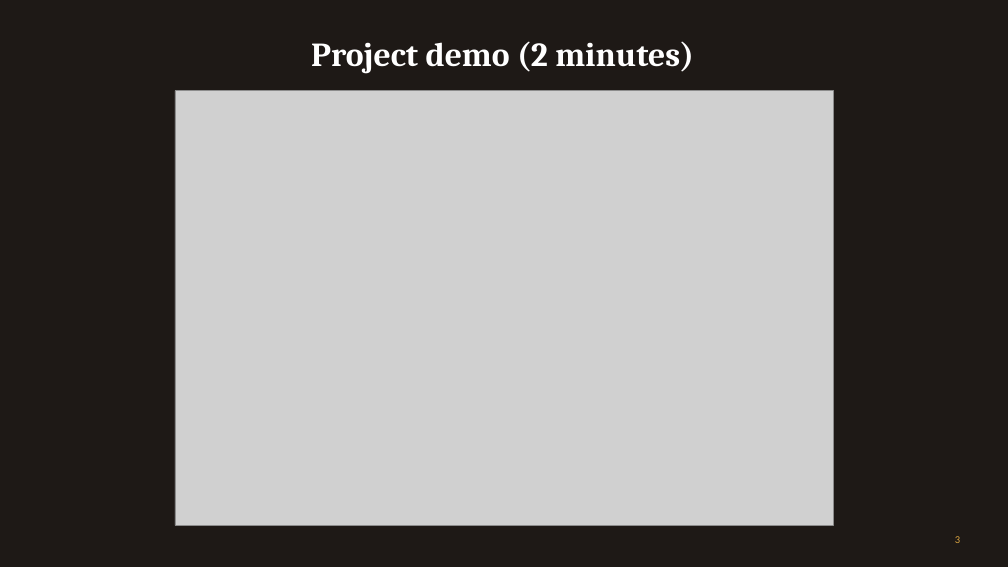
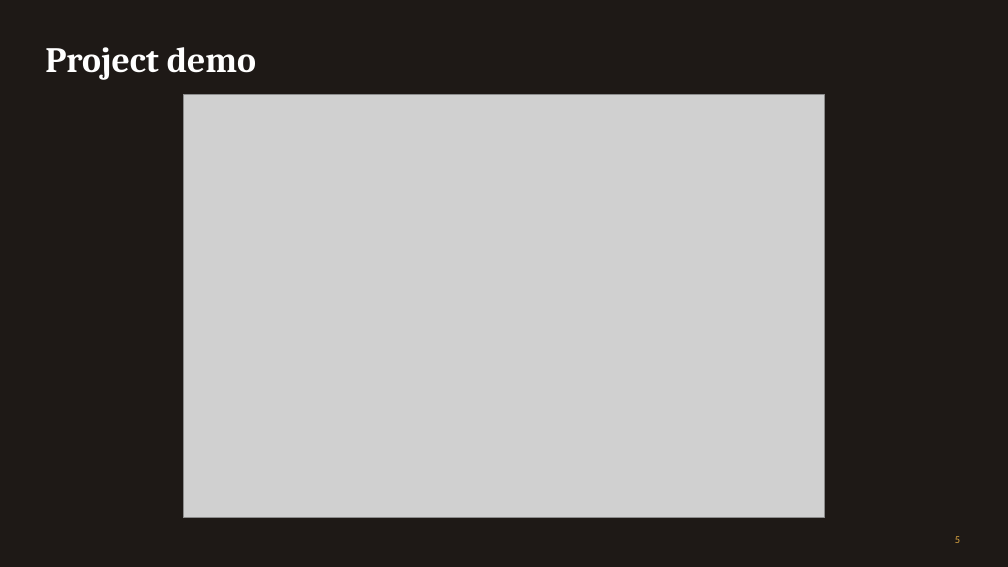
Before and after one commit to RajorshiDas/RamenShop, a slide deck: slide 5 of presentation/RamenShop_Presentation.pptx (slide 3 before the commit). Drawn at 1008x567 pixels with LibreOffice and Linux fonts; fonts in the diff are those of the drawing; grey boxes stand for pictures. Boxes give left, top, right and bottom in pixels: in the first picture for what was removed or moved away, otherwise in the second. Text is boxed around its words. In the diff, an @@ line names an element or a change of style, - is before the commit and + after.

```diff
--- a/presentation/RamenShop_Presentation.pptx
+++ b/presentation/RamenShop_Presentation.pptx
@@ title at box(45, 47, 256, 80): text changed; size 32 to 34 pt @@
-Project demo (2 minutes)
+Project demo
@@ picture: place and size @@
-picture at box(175, 91, 833, 526)
+picture at box(184, 95, 825, 518)
```
Also in this commit, not shown: 11 other slides changed, 8 slides added, 2 slides removed.
